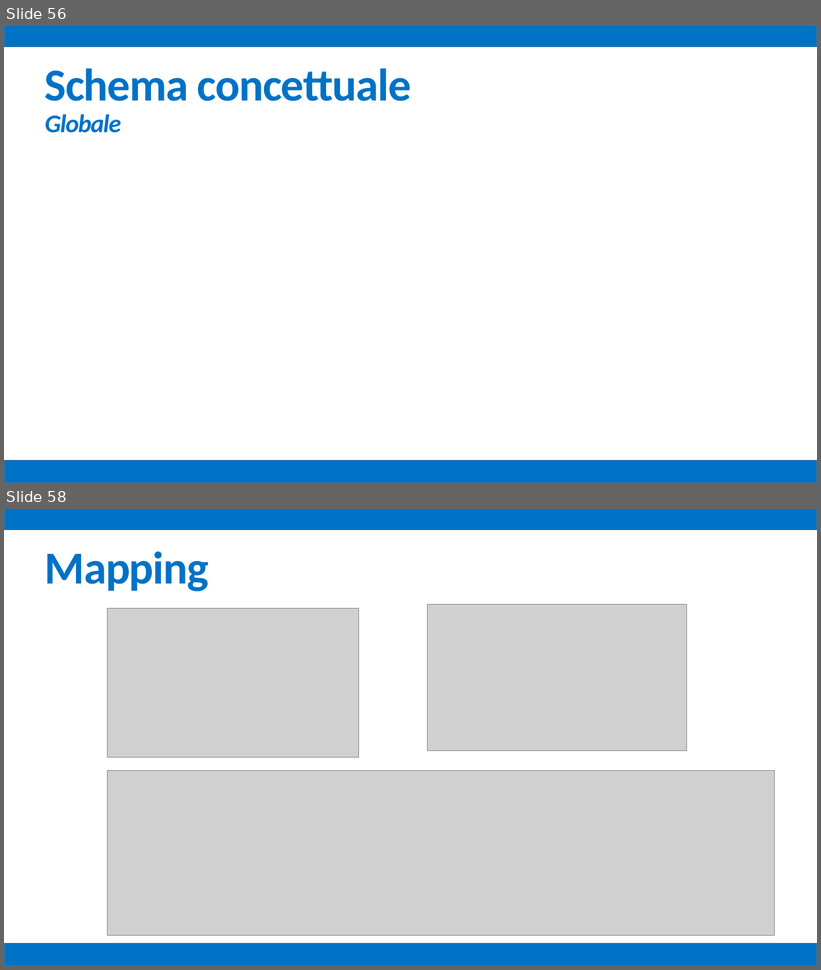
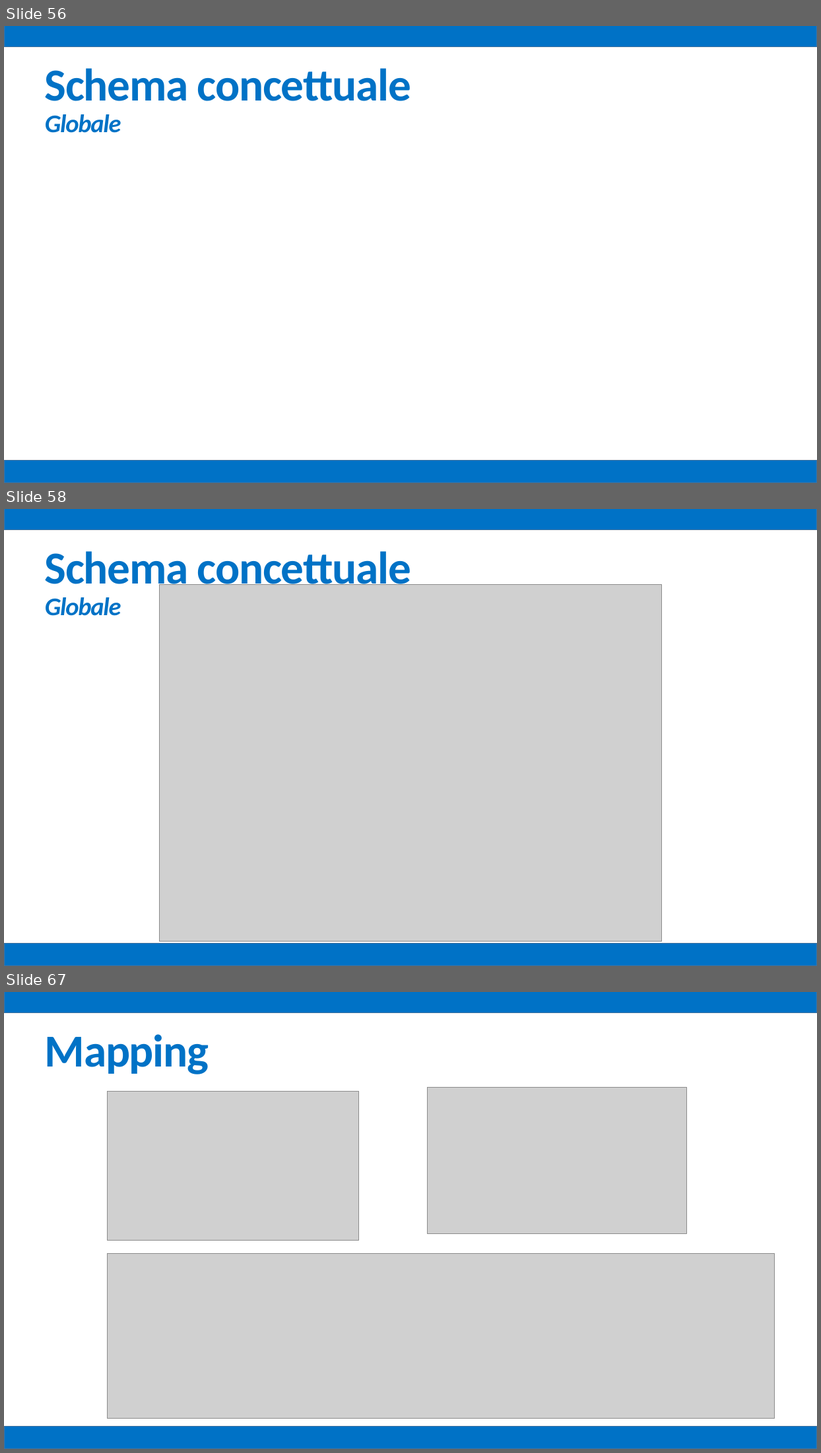
Before and after one commit to mz1991/ProgettoFebbraio2015, a slide deck: Febbraio 2015.pptx. Shown one above the other, each under a label of ours: slides 56 and 58 before the commit, slides 56, 58 and 67 after it; the slides between them are not shown. The pictures are 821x970 and 821x1453 pixels, drawn with LibreOffice and Linux fonts; fonts in the diff are those of the drawing; grey boxes stand for pictures. Boxes give left, top, right and bottom in pixels: in the first picture for what was removed or moved away, otherwise in the second. Text is boxed around its words. In the diff, an @@ line names an element or a change of style, - is before the commit and + after.

```diff
--- a/Febbraio 2015.pptx
+++ b/Febbraio 2015.pptx
@@ slide 58 added at [4, 509, 817, 966], background #FFFFFF @@
@@ rectangle added at [4, 509, 817, 530], fill #0072C6, outline #43739E 1 pt @@
@@ text added at [45, 551, 411, 616], 54 pt, text #0072C6, bold @@
+Schema concettuale
+Globale
@@ picture added at [159, 585, 661, 941] @@
@@ rectangle added at [4, 943, 817, 966], fill #0072C6, outline #43739E 1 pt @@
@@ what was slide 58 is now slide 67 @@
```
Also in this commit, not shown: 6 slides changed, 9 other slides added.
